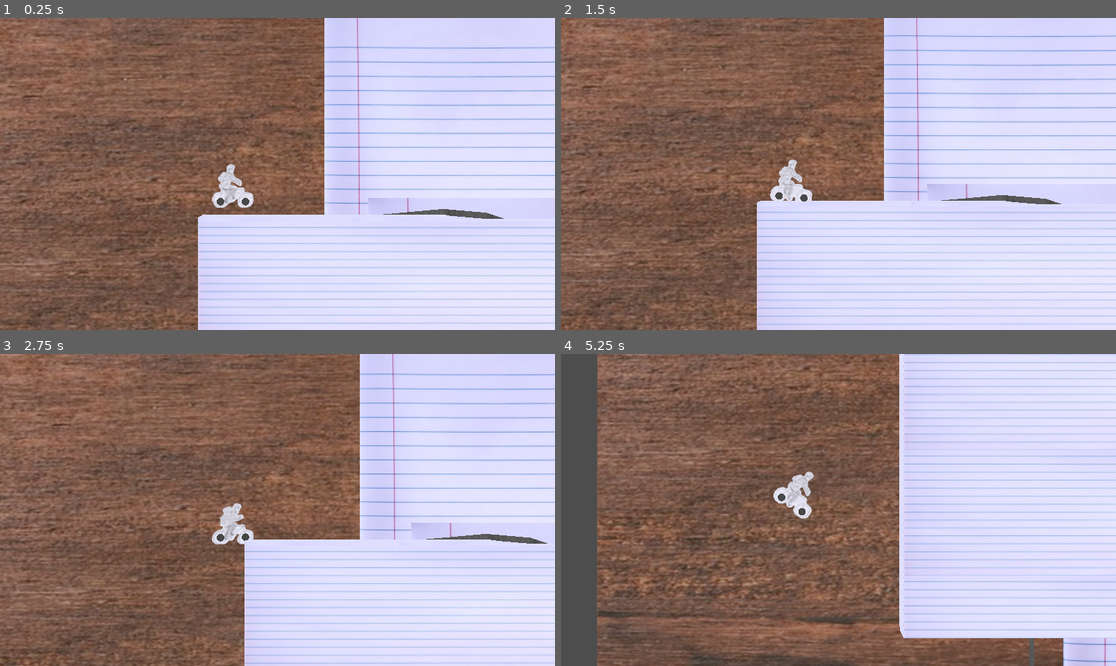
Above: before the commit, frames 1-4 (two rows, left to right).
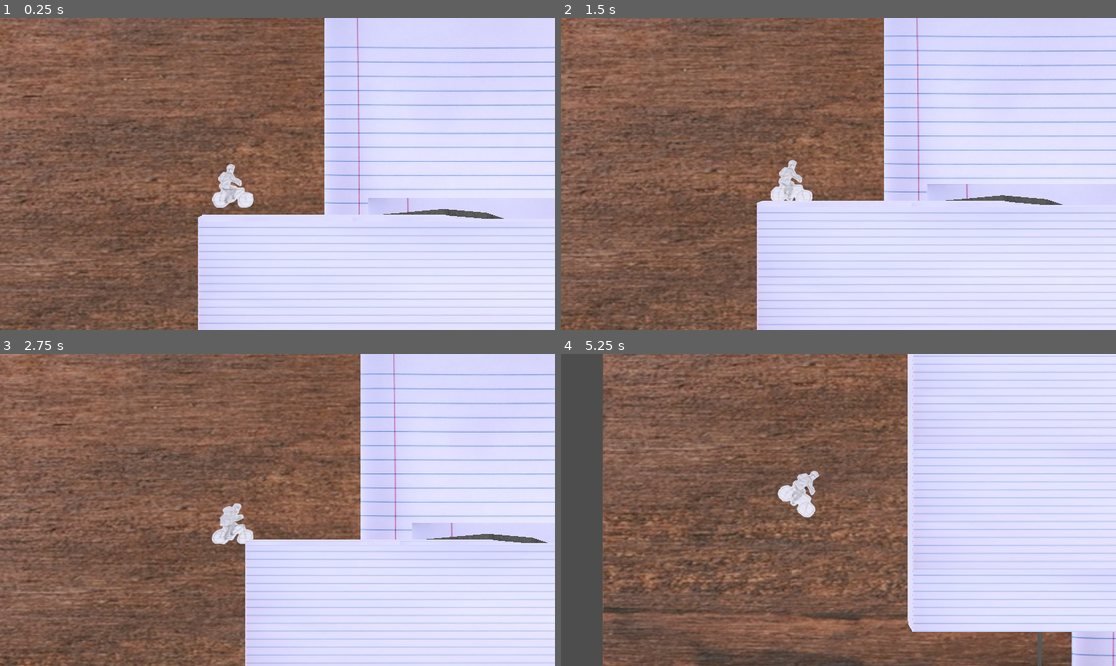
Above: after the commit, the same moments.

Repository: KyleSaki714/brackeysgamejam25-godotgame
Game: Godot game, scene res://World.tscn
Two runs of this game, one before a commit and one after it. Both use one fixed random seed, a clock stepped at 60 frames per second and the inputs below. The engine's default icon, where the game draws it, is replaced by a stand-in: a white triangle on a blue panel in a dark square.
Inputs:
- Up to frame 1 (0.25 s): no input
- Up to frame 2 (1.5 s): hold Right (tilt right) 0.53-1.28 s; tap Space (jump) at 0.77 s; hold S (backward) from 1.28 s (still down)
- Up to frame 3 (2.75 s): tap Space (jump) at 1.52 s; release S (backward) at 2.03 s; hold Right (tilt right) from 2.03 s (still down)
- Up to frame 4 (5.25 s): release Right (tilt right) at 2.78 s; hold Up (forward) 2.78-3.53 s; tap Space (jump) at 3.02, 3.77, 4.52 s; hold Left (tilt left) 3.53-5.03 s; hold S (backward) from 5.03 s (still down)

The runs differ from the first frame. In frame 1, less than 0.1% of the frame differs, in the area x 39-86%, y 57-65%; in frame 2, 1.4%; in frame 3, 0.5%; in frame 4, 21%, in the area x 6-100%, y 0-100%.

Commit message:
reduce linear/angular damping for better coasting + tilting in air

Diff:
--- a/Areas/AreaTutorial.tscn
+++ b/Areas/AreaTutorial.tscn
@@ -1,9 +1,10 @@
-[gd_scene load_steps=12 format=3 uid="uid://j3q4vlxlvote"]
+[gd_scene load_steps=13 format=3 uid="uid://j3q4vlxlvote"]
 
 [ext_resource type="PackedScene" uid="uid://cm2qqx4xalftm" path="res://Areas/Platforms/PlatformCustomCurves.tscn" id="1_l6b4k"]
 [ext_resource type="PackedScene" uid="uid://b2w80cyadsfv2" path="res://Areas/Platforms/PlatformRectangle.tscn" id="3_pl3mn"]
 [ext_resource type="Texture2D" uid="uid://vcw0w27hirda" path="res://assets/Textures/Write_Your_Story_Blank_Lined_Notebook_Paper_Creative_Commons_(4812267249).jpg" id="4_8w2hx"]
 [ext_resource type="Material" uid="uid://c1448lhcffexi" path="res://assets/Textures/Texture_LinedPaper.tres" id="4_w278w"]
+[ext_resource type="PackedScene" uid="uid://cfmhymliio378" path="res://Areas/Tests/test_ramp1.tscn" id="5_yrh4r"]
 
 [sub_resource type="Curve3D" id="Curve3D_bfvo5"]
 bake_interval = 10.0
@@ -121,6 +122,9 @@
 mesh = SubResource("PlaneMesh_so7nw")
 skeleton = NodePath("../..")
 
+[node name="ramp" parent="." instance=ExtResource("5_yrh4r")]
+transform = Transform3D(0.866026, -0.5, 0, 0.5, 0.866026, 0, 0, 0, 1, 100.374, 1.8413, 0)
+
 [editable path="PlatformCustomCurves"]
 [editable path="PlatformRectangle"]
 [editable path="PlatformRectangle2"]
--- a/Bike.tscn
+++ b/Bike.tscn
@@ -10,7 +10,7 @@
 [ext_resource type="Texture2D" uid="uid://cm7bs8hwd47k" path="res://assets/Objects/Biker_Torso_LeanForward20250218_232342.png" id="8_u8fq8"]
 
 [sub_resource type="PhysicsMaterial" id="PhysicsMaterial_q1e04"]
-friction = 0.05
+friction = 0.1
 bounce = 0.25
 
 [sub_resource type="SpriteFrames" id="SpriteFrames_eedai"]
@@ -66,6 +66,10 @@
 mass = 13.5
 physics_material_override = SubResource("PhysicsMaterial_q1e04")
 can_sleep = false
+linear_damp_mode = 1
+linear_damp = 0.075
+angular_damp_mode = 1
+angular_damp = 0.075
 script = ExtResource("1_i3ogk")
 
 [node name="Graphics" type="Node3D" parent="."]
@@ -103,6 +107,7 @@
 
 [node name="MeshInstance3D" type="MeshInstance3D" parent="VehicleWheel3D"]
 transform = Transform3D(-5.32736e-08, -0.127698, -5.32736e-08, 1.21876, -5.58184e-09, 5.32736e-08, -5.32736e-08, -5.58184e-09, 1.21876, 0, 0, 0)
+visible = false
 mesh = SubResource("CylinderMesh_ybs2l")
 
 [node name="VehicleWheel3D2" type="VehicleWheel3D" parent="."]
@@ -113,6 +118,7 @@
 
 [node name="MeshInstance3D" type="MeshInstance3D" parent="VehicleWheel3D2"]
 transform = Transform3D(-5.32736e-08, -0.127698, -5.32736e-08, 1.21876, -5.58184e-09, 5.32736e-08, -5.32736e-08, -5.58184e-09, 1.21876, 0, 0, 0)
+visible = false
 mesh = SubResource("CylinderMesh_ybs2l")
 
 [node name="CamFollowTarget" type="Node3D" parent="."]
